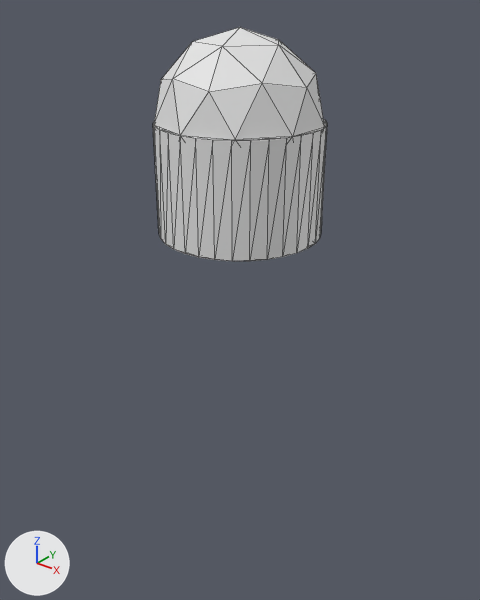
The COLLADA model meshs/40mm_grenade.dae: old version first, new version second.
Both versions are drawn from a 50 mm camera at (0.195, -0.244, 0.087) aimed at (-0.004, 0.005, -0.068). Arrows for +X, +Y and +Z are at lower left; the lights stay in place. Mesh edges are drawn as thin lines.
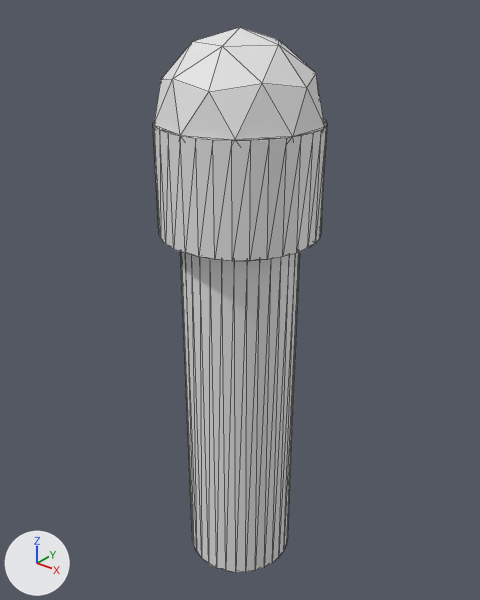
Boxes (x1, y1, x2, y2) around the edits, measured in the pictures (480 x 600 px):
```json
{"object": "Cylinder_001", "change": "added", "after": [180, 252, 300, 573]}
```

Edits to the scene script, one JSON object a line:
```json
{"op": "add", "block": "me_cylinder_001", "code": ["me_cylinder_001 = bpy.data.meshes.new('Cylinder.001')", "me_cylinder_001.from_pydata(...)  # 64 vertices, 124 faces; spans x -0.03..0.03, y -0.03..0.03, z -0.102..0.102"]}
{"op": "add", "block": "ob_cylinder_001", "code": ["ob_cylinder_001 = bpy.data.objects.new('Cylinder_001', me_cylinder_001)", "ob_cylinder_001.location = (0.0, 0.0, -0.127)"]}
```
